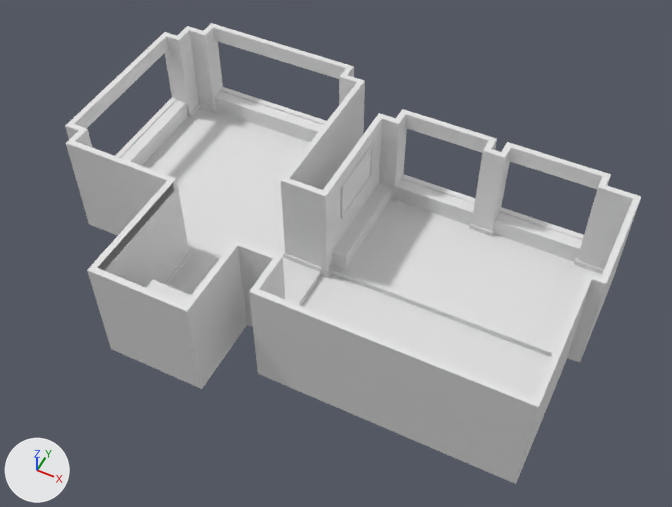
The Blender file Collab-Project/Assets/Models/Art-Room.blend: old version first, new version second.
Camera for both pictures: a 50 mm camera at (8.99, -10.17, 17.3) aimed at (2.56, 2.68, 1.24). The lights are fixed; the arrows at lower left show +X, +Y and +Z.

The first picture shows 'Floor', 'Monitor', 'Person Reference', 'Skirting', 'Walls'.
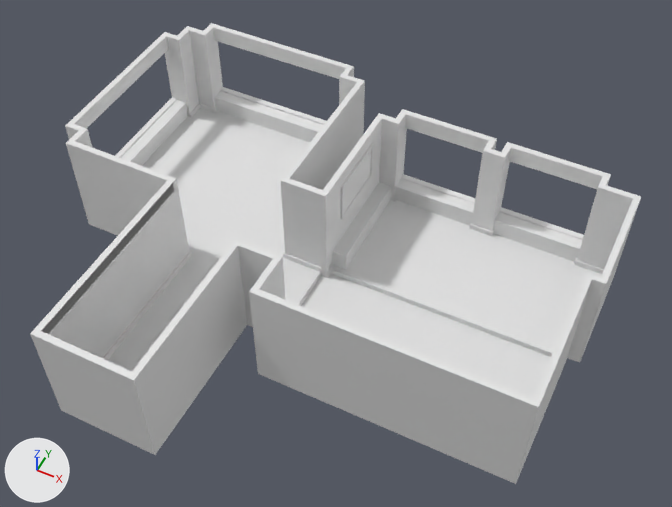
Pixel boxes [x1, y1, x2, y2] of what changed, in the pictures (672 x 507 px; the box of a moved part takes in the faces that stretch with it):
```json
{"object": "Walls", "change": "reshaped", "before": [65, 23, 641, 484], "after": [30, 23, 641, 484], "on screen": "6% wider"}
{"object": "Floor", "change": "reshaped", "before": [121, 91, 602, 398], "after": [107, 91, 602, 398]}
{"object": "Skirting", "change": "reshaped", "before": [163, 103, 604, 285], "after": [103, 103, 604, 360]}
{"object": "Person Reference", "change": "deleted", "before": [146, 280, 191, 304]}
{"part": 1, "of": "me_cube", "change": "built on", "before": [168, 258, 320, 305], "after": [107, 258, 320, 371]}
{"part": 2, "of": "me_cube_004", "change": "moved or reshaped", "before": [87, 181, 247, 389], "after": [30, 181, 247, 455]}
{"part": 3, "of": "me_cube_009", "change": "built on", "before": [163, 250, 192, 285], "after": [103, 250, 192, 360]}
```

The change, as JSON lines over the scene's bpy script:
```json
{"block": "me_cube", "where": "# used by ob_floor; location = (0.0, 0.0, 0.0)"}
{"op": "remove", "block": "me_cube", "code": "me_cube.from_pydata(...)  # 280 vertices, 278 faces; spans x -4.4..8.3, y -1.0..7.4, z -0.3..0.49"}
{"op": "add", "block": "me_cube", "code": "me_cube.from_pydata(...)  # 286 vertices, 284 faces; spans x -4.4..8.3, y -2.84..7.4, z -0.3..0.49"}
{"block": "me_cube", "change": "me_cube part 1"}
{"block": "me_cube", "change": "6 faces are deleted"}
{"block": "me_cube", "change": "8 vertices in x -1.15..1.0, y -1.0, z -0.15..0.0 move by (0.0, -1.84, 0.0)"}
{"block": "me_cube", "change": "6 new vertices lie (0.82, 0.0, 0.0) away from vertices in x 1.0, y 1.0..3.0, z -0.3..0.0"}
{"block": "me_cube", "change": "10 new faces join them, mat_wood_floor (its picture is missing)"}
{"block": "me_cube", "change": "1 new face joins them, mat_connector (white #e7e7e7)"}
{"block": "me_cube", "change": "1 new face joins them, mat_carpet (white #e7e7e7)"}
{"block": "me_cube_004", "where": "me_cube_004.from_pydata(...)  # 566 vertices, 572 faces, 2 loose edges; spans x -4.55..8.45, y -1.15..7.55, z -0.3..2.63"}
{"block": "me_cube_004", "where": "# used by ob_walls; location = (0.0, 0.0, 0.0)"}
{"block": "me_cube_004", "change": "me_cube_004 part 2: all 33 vertices in x -1.3..1.15, y -1.15..-1.0, z -0.15..2.63 are moved by (0.0, -1.84, 0.0)"}
{"block": "me_cube_009", "where": "# used by ob_skirting; location = (0.0, 0.0, 0.15)"}
{"op": "remove", "block": "me_cube_009", "code": "me_cube_009.from_pydata(...)  # 234 vertices, 224 faces; spans x -4.15..8.3, y -1.0..7.15, z -0.3..0.02"}
{"op": "add", "block": "me_cube_009", "code": "me_cube_009.from_pydata(...)  # 250 vertices, 242 faces; spans x -4.15..8.3, y -2.84..7.15, z -0.3..0.02"}
{"block": "me_cube_009", "change": "me_cube_009 part 3"}
{"block": "me_cube_009", "change": "4 vertices are removed from x -1.1..0.97, y -1.0, z -0.15..0.0"}
{"block": "me_cube_009", "change": "10 faces are deleted"}
{"block": "me_cube_009", "change": "4 vertices in x -1.15..1.0, y -1.0, z -0.15..0.0 move by (0.0, -1.84, 0.0)"}
{"block": "me_cube_009", "change": "8 vertices move from x -1.3..-1.1, y 1.85..2.04, z -0.15..0.0 to x -1.28..-1.1, y 1.87..2.04, z -0.15..0.0"}
{"block": "me_cube_009", "change": "12 vertices are added at x -1.15..1.0, y -2.84..-2.81, z -0.15..0.0"}
{"block": "me_cube_009", "change": "8 new vertices lie (0.0, 0.0, 0.15) away from vertices in x -1.1..1.0, y -2.84..-2.81, z -0.15"}
{"block": "me_cube_009", "change": "28 new faces join them"}
{"op": "remove", "block": "ob_person_reference", "code": ["ob_person_reference = bpy.data.objects.new('Person Reference', me_cube_001)", "ob_person_reference.location = (0.0, 0.0, 0.5)"]}
```
